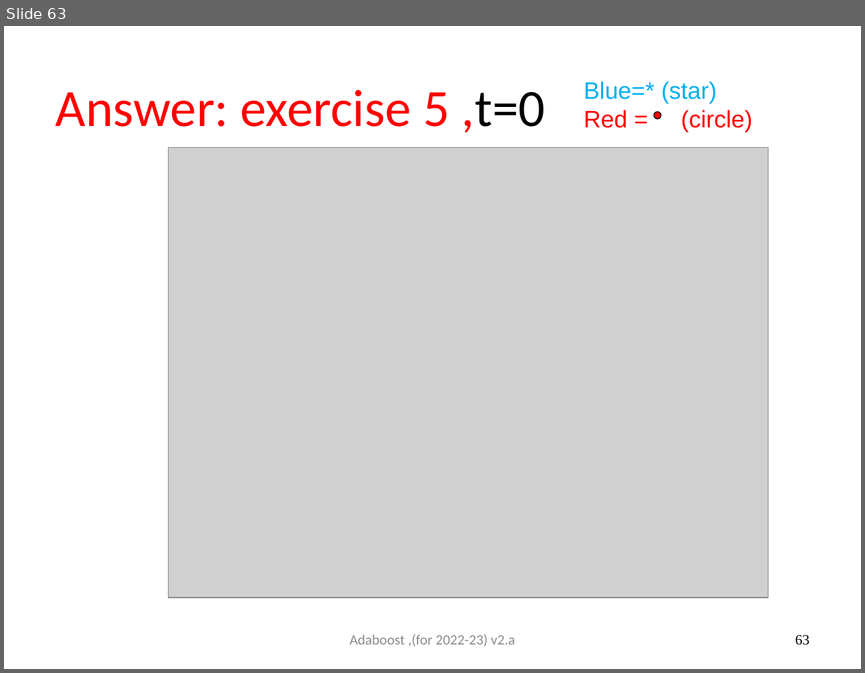
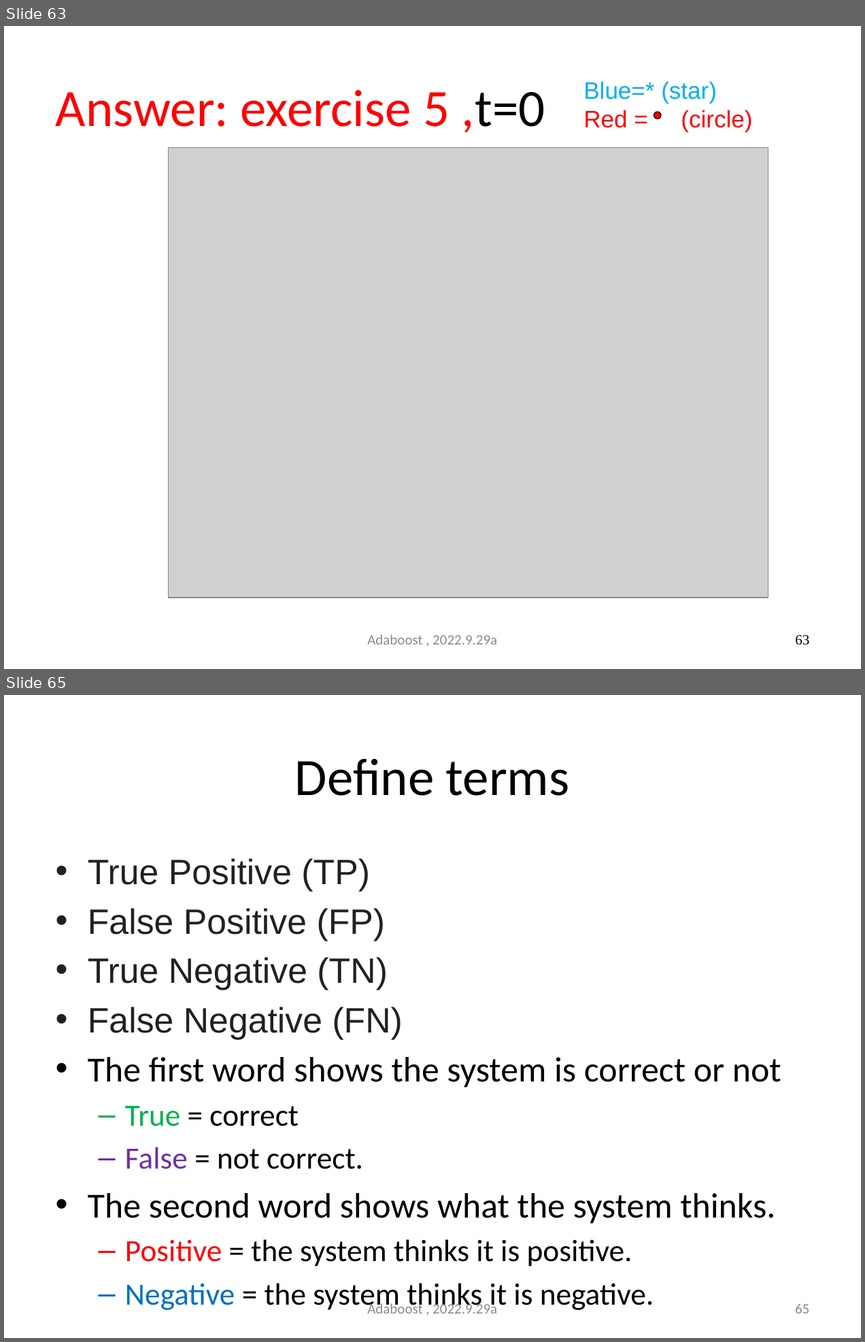
Before and after one commit to JoseHung/Speech-Recognition, a slide deck: slides/5707_06_adaboost.pptx. Shown one above the other, each under a label of ours: slide 63 before the commit, slides 63 and 65 after it; the slides between them are not shown. The pictures are 865x673 and 865x1342 pixels, drawn with LibreOffice and Linux fonts; fonts in the diff are those of the drawing; grey boxes stand for pictures. Boxes give left, top, right and bottom in pixels: in the first picture for what was removed or moved away, otherwise in the second. Text is boxed around its words. In the diff, an @@ line names an element or a change of style, - is before the commit and + after.

```diff
--- a/slides/5707_06_adaboost.pptx
+++ b/slides/5707_06_adaboost.pptx
@@ slide 65 added at [4,695,861,1338], background #FFFFFF @@
@@ title added at [295,758,570,796], 44 pt, text #000000 @@
+Define terms
@@ text added at [88,858,781,1312], 29.6 pt, text #000000 @@
+• True Positive (TP)
+• False Positive (FP)
+• True Negative (TN)
+• False Negative (FN)
+• The first word shows the system is correct or not
+  – True = correct
+  – False = not correct.
+• The second word shows what the system thinks.
+  – Positive = the system thinks it is positive.
+  – Negative = the system thinks it is negative.
@@ text added at [367,1301,497,1313], 12 pt, text #8C8C8C @@
+Adaboost , 2022.9.29a
@@ page number added at [795,1304,809,1313], 12 pt, text #8C8C8C @@
+65
@@ slide 63 changed as well @@
@@ text at [367,634,497,644]: text changed @@
-Adaboost ,(for 2022-23) v2.a
+Adaboost , 2022.9.29a
```
Also in this commit, not shown: 80 other slides changed, 8 other slides added, 2 slides removed, 1 other file.
